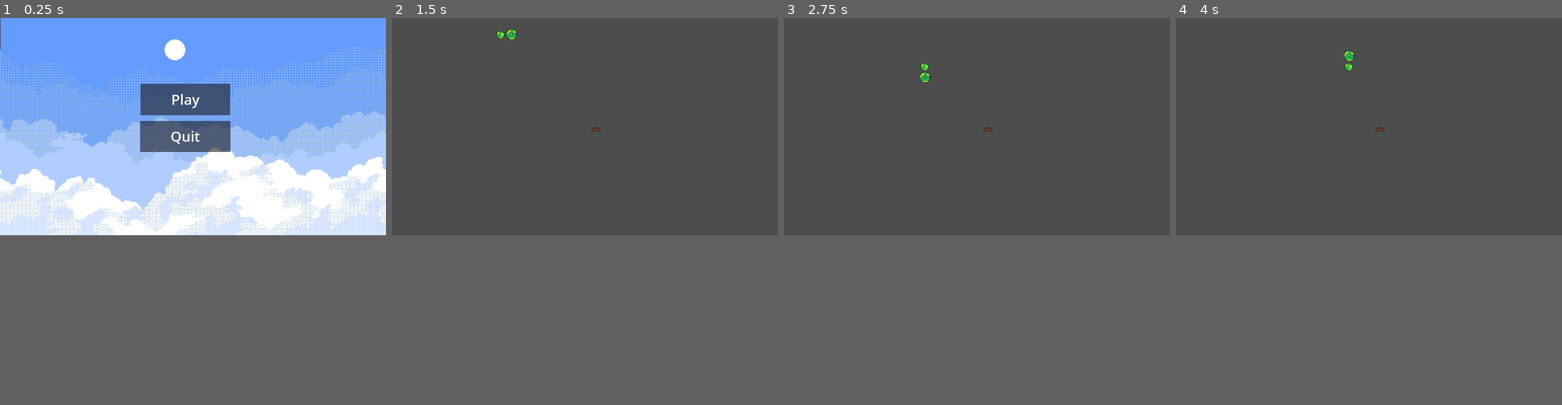
Above: before the commit, frames 1-4 (left to right).
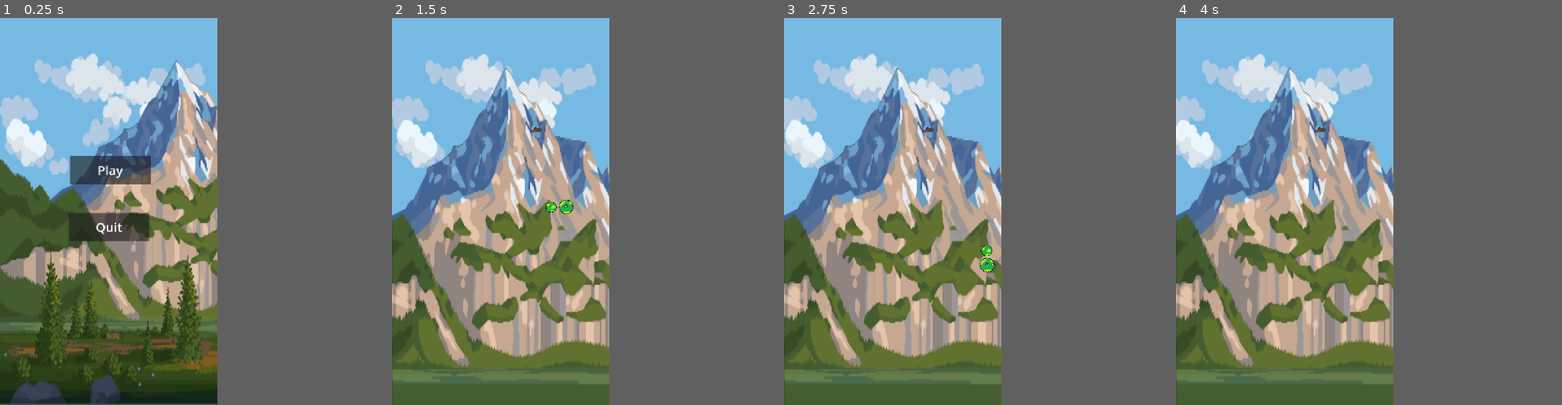
Above: after the commit, the same moments.

Repository: SonOchka/Snake
Game: Godot game, scene res://menu.tscn
Two runs of this game, one before a commit and one after it. Both use one fixed random seed, a clock stepped at 60 frames per second and the inputs below.
Inputs (mouse positions are in pixels of both pictures, inside the frame that each line leads up to):
- Up to frame 1 (0.25 s): no input
- Up to frame 2 (1.5 s): click "Play" at 0.5 s; move the mouse to (669, 114) at 1.27 s; hold Right (ui_right) from 1.28 s (still down); click (669, 114) at 1.42 s
- Up to frame 3 (2.75 s): move the mouse to (899, 137) at 2.02 s; release Right (ui_right) at 2.03 s; hold Down (ui_down) from 2.03 s (still down)
- Up to frame 4 (4 s): move the mouse to (1407, 79) at 2.77 s; release Down (ui_down) at 2.78 s; hold Right (ui_right) 2.78-3.53 s; move the mouse to (1349, 168) at 3.52 s; hold Up (ui_up) from 3.53 s (still down); click (1349, 168) at 3.67 s
In our replay, the window is 799x449 before the commit and 450x800 after it. These sizes can differ from the game's own. Grey fills any space a smaller window leaves; there, only what the larger window draws over its background counts as a difference.

The runs differ from the first frame. In frame 1, 60% of the frame differs, in the area x 0-100%, y 0-100%; in frame 2, 48%; in frame 3, 49%; in frame 4, 48%.

Commit message:
Изменения

Diff:
--- a/body.tscn
+++ b/body.tscn
@@ -4,15 +4,17 @@
 [ext_resource type="Texture2D" uid="uid://bet5v32vsf41p" path="res://Змея(туловище).png" id="2_bfrdl"]
 
 [sub_resource type="CircleShape2D" id="CircleShape2D_4qfe4"]
-radius = 54.4243
+radius = 54.6218
 
 [node name="body" type="Area2D"]
 scale = Vector2(0.238, 0.218)
 script = ExtResource("1_in4ii")
 
 [node name="CollisionShape2D" type="CollisionShape2D" parent="."]
-position = Vector2(-3, 4)
+position = Vector2(-4.20168, 4.58716)
+scale = Vector2(1.5, 1.5)
 shape = SubResource("CircleShape2D_4qfe4")
 
 [node name="Sprite2D" type="Sprite2D" parent="."]
+scale = Vector2(1.5, 1.5)
 texture = ExtResource("2_bfrdl")
--- a/head.gd
+++ b/head.gd
@@ -1,7 +1,7 @@
 extends Area2D
 
 
-const GRID_SIZE = 32  # Размер сетки
+const GRID_SIZE = 48  # Размер сетки
 const MOVE_SPEED = 0.2  # Время между движениями (в секундах)
 const BODY_SCENE = preload("res://body.tscn")
 
@@ -19,6 +19,11 @@
 
 func _ready():
 	add_to_group("head")
+
+	var screen_size = get_viewport().get_visible_rect().size
+	global_position = Vector2(round(screen_size.x / 2 / GRID_SIZE) * GRID_SIZE, round(screen_size.y / 2 / GRID_SIZE) * GRID_SIZE)
+
+
 	call_deferred("initialize_snake")
 	area_entered.connect(_on_area_entered)
 
--- a/level.tscn
+++ b/level.tscn
@@ -1,7 +1,11 @@
-[gd_scene load_steps=3 format=3 uid="uid://bqg3acasevw16"]
+[gd_scene load_steps=7 format=3 uid="uid://bqg3acasevw16"]
 
 [ext_resource type="PackedScene" uid="uid://oxirj2an8gfa" path="res://snake.tscn" id="1_vonw3"]
 [ext_resource type="PackedScene" uid="uid://b0twg4ufy2jtb" path="res://rat.tscn" id="2_oi3di"]
+[ext_resource type="Script" uid="uid://ddahbv7c63aid" path="res://parallax_background.gd" id="3_1ainy"]
+[ext_resource type="Texture2D" uid="uid://cqomddgaae7gb" path="res://nature_3/1.png" id="4_n6hdu"]
+[ext_resource type="Texture2D" uid="uid://dl1svcq2botky" path="res://nature_3/2.png" id="5_km5ld"]
+[ext_resource type="Texture2D" uid="uid://bstqn0yuhxyla" path="res://nature_3/3.png" id="6_i2t4f"]
 
 [node name="level" type="Node2D"]
 
@@ -10,3 +14,32 @@
 
 [node name="Snake" parent="." instance=ExtResource("1_vonw3")]
 visibility_layer = 1
+
+[node name="PB" type="ParallaxBackground" parent="."]
+script = ExtResource("3_1ainy")
+
+[node name="ParallaxLayer" type="ParallaxLayer" parent="PB"]
+motion_scale = Vector2(0.1, 1)
+motion_mirroring = Vector2(1604.95, 0)
+
+[node name="Sprite2D" type="Sprite2D" parent="PB/ParallaxLayer"]
+position = Vector2(804.5, 641)
+scale = Vector2(2.78646, 3.95679)
+texture = ExtResource("4_n6hdu")
+
+[node name="ParallaxLayer2" type="ParallaxLayer" parent="PB"]
+motion_scale = Vector2(0, 1)
+
+[node name="Sprite2D" type="Sprite2D" parent="PB/ParallaxLayer2"]
+position = Vector2(428, 732.875)
+scale = Vector2(2.22048, 4.51312)
+texture = ExtResource("5_km5ld")
+
+[node name="ParallaxLayer3" type="ParallaxLayer" parent="PB"]
+motion_scale = Vector2(0, 1)
+motion_mirroring = Vector2(1277.99, 0)
+
+[node name="Sprite2D" type="Sprite2D" parent="PB/ParallaxLayer3"]
+position = Vector2(641, 743.5)
+scale = Vector2(2.21875, 4.57716)
+texture = ExtResource("6_i2t4f")
--- a/menu.tscn
+++ b/menu.tscn
@@ -7,19 +7,19 @@
 script = ExtResource("1_mae5d")
 
 [node name="Quit" type="Button" parent="."]
-offset_left = 418.0
-offset_top = 307.0
-offset_right = 688.0
-offset_bottom = 400.0
+offset_left = 226.0
+offset_top = 644.0
+offset_right = 494.0
+offset_bottom = 738.0
 theme_override_colors/font_color = Color(0.986752, 0.986752, 0.986752, 1)
 theme_override_font_sizes/font_size = 42
 text = "Quit"
 
 [node name="Play" type="Button" parent="."]
-offset_left = 419.0
-offset_top = 196.0
-offset_right = 687.0
-offset_bottom = 290.0
+offset_left = 231.0
+offset_top = 456.0
+offset_right = 499.0
+offset_bottom = 550.0
 theme_override_colors/font_disabled_color = Color(0.977937, 0.977937, 0.977937, 1)
 theme_override_colors/font_hover_pressed_color = Color(0.977937, 0.977937, 0.977937, 1)
 theme_override_colors/font_hover_color = Color(0.982343, 0.982342, 0.982342, 1)
--- a/parallax_background.tscn
+++ b/parallax_background.tscn
@@ -1,66 +1,46 @@
-[gd_scene load_steps=8 format=3 uid="uid://nt1v3n4nt6ka"]
+[gd_scene load_steps=6 format=3 uid="uid://nt1v3n4nt6ka"]
 
 [ext_resource type="Script" uid="uid://ddahbv7c63aid" path="res://parallax_background.gd" id="1_hy12d"]
-[ext_resource type="Texture2D" uid="uid://4dodnl3s38v2" path="res://background 1/1.png" id="2_m5fgl"]
-[ext_resource type="Texture2D" uid="uid://crl52p0qcw580" path="res://background 1/2.png" id="3_4srxt"]
-[ext_resource type="Texture2D" uid="uid://da2cxejiqayh5" path="res://background 1/3.png" id="4_s063p"]
-[ext_resource type="Texture2D" uid="uid://bfppbm4k06k28" path="res://background 1/4.png" id="5_fe61w"]
-[ext_resource type="Texture2D" uid="uid://xkbh38e416bj" path="res://background 1/5.png" id="6_0pqtl"]
-[ext_resource type="Texture2D" uid="uid://brkg4l2v1am2a" path="res://background 1/6.png" id="7_tyh5m"]
+[ext_resource type="Texture2D" uid="uid://cqomddgaae7gb" path="res://nature_3/1.png" id="2_xoild"]
+[ext_resource type="Texture2D" uid="uid://dl1svcq2botky" path="res://nature_3/2.png" id="3_kwhg4"]
+[ext_resource type="Texture2D" uid="uid://bstqn0yuhxyla" path="res://nature_3/3.png" id="4_hy12d"]
+[ext_resource type="Texture2D" uid="uid://bk5emj1f6ea75" path="res://nature_3/4.png" id="5_m5fgl"]
 
 [node name="PB" type="ParallaxBackground"]
 script = ExtResource("1_hy12d")
 
 [node name="ParallaxLayer" type="ParallaxLayer" parent="."]
-motion_scale = Vector2(0, 1)
-motion_mirroring = Vector2(1149.98, 0)
+motion_scale = Vector2(0.2, 1)
+motion_mirroring = Vector2(1604.95, 0)
 
 [node name="Sprite2D" type="Sprite2D" parent="ParallaxLayer"]
-position = Vector2(577, 324)
-scale = Vector2(1.99653, 2)
-texture = ExtResource("2_m5fgl")
+position = Vector2(804.5, 635.5)
+scale = Vector2(2.78646, 3.92284)
+texture = ExtResource("2_xoild")
 
 [node name="ParallaxLayer2" type="ParallaxLayer" parent="."]
-motion_scale = Vector2(0.3, 1)
-motion_mirroring = Vector2(1144.25, 0)
+motion_scale = Vector2(0.1, 1)
+motion_mirroring = Vector2(1279.01, 0)
 
 [node name="Sprite2D" type="Sprite2D" parent="ParallaxLayer2"]
-position = Vector2(576.5, 324)
-scale = Vector2(1.99826, 2)
-texture = ExtResource("3_4srxt")
+position = Vector2(638, 635)
+scale = Vector2(2.22048, 3.91667)
+texture = ExtResource("3_kwhg4")
 
 [node name="ParallaxLayer3" type="ParallaxLayer" parent="."]
-motion_scale = Vector2(0.5, 1)
-motion_mirroring = Vector2(1149.88, 0)
+motion_scale = Vector2(0.4, 1)
+motion_mirroring = Vector2(1277.99, 0)
 
 [node name="Sprite2D" type="Sprite2D" parent="ParallaxLayer3"]
-position = Vector2(577, 323.5)
-scale = Vector2(1.99653, 1.98457)
-texture = ExtResource("4_s063p")
+position = Vector2(641, 635.5)
+scale = Vector2(2.21875, 3.91049)
+texture = ExtResource("4_hy12d")
 
 [node name="ParallaxLayer4" type="ParallaxLayer" parent="."]
-motion_scale = Vector2(0.6, 1)
-motion_mirroring = Vector2(1150.01, 0)
+motion_scale = Vector2(0.5, 1)
+motion_mirroring = Vector2(1277.99, 0)
 
 [node name="Sprite2D" type="Sprite2D" parent="ParallaxLayer4"]
-position = Vector2(577, 324)
-scale = Vector2(1.99653, 2)
-texture = ExtResource("5_fe61w")
-
-[node name="ParallaxLayer5" type="ParallaxLayer" parent="."]
-motion_scale = Vector2(0.7, 1)
-motion_mirroring = Vector2(1148.93, 0)
-
-[node name="Sprite2D" type="Sprite2D" parent="ParallaxLayer5"]
-position = Vector2(577.5, 324)
-scale = Vector2(1.99479, 2.00617)
-texture = ExtResource("6_0pqtl")
-
-[node name="ParallaxLayer6" type="ParallaxLayer" parent="."]
-motion_scale = Vector2(0.9, 1)
-motion_mirroring = Vector2(1150.97, 0)
-
-[node name="Sprite2D" type="Sprite2D" parent="ParallaxLayer6"]
-position = Vector2(576.5, 324)
-scale = Vector2(1.99826, 2.00617)
-texture = ExtResource("7_tyh5m")
+position = Vector2(641, 637)
+scale = Vector2(2.21875, 3.9321)
+texture = ExtResource("5_m5fgl")
--- a/project.godot
+++ b/project.godot
@@ -14,6 +14,15 @@
 run/main_scene="uid://ftqsj1y4lgwr"
 config/features=PackedStringArray("4.4", "GL Compatibility")
 config/icon="res://icon.svg"
+
+[display]
+
+window/size/viewport_width=720
+window/size/viewport_height=1280
+window/size/borderless=true
+window/stretch/mode="canvas_items"
+window/stretch/aspect="keep_height"
+window/handheld/orientation=1
 
 [dotnet]
 
--- a/rat.gd
+++ b/rat.gd
@@ -18,11 +18,11 @@
 
 func move_to_random_position():
 	var viewport_size = get_viewport_rect().size
-	var max_x = int(viewport_size.x / GRIDE_SIZE) - 1
-	var max_y = int(viewport_size.y / GRIDE_SIZE) - 1
+	var max_x = int((viewport_size.x - GRIDE_SIZE * 2) / GRIDE_SIZE)
+	var max_y = int((viewport_size.y - GRIDE_SIZE * 2) / GRIDE_SIZE)
 
-	var new_x = randi() % max_x * GRIDE_SIZE
-	var new_y = randi() % max_y * GRIDE_SIZE
+	var new_x = (randi() % max_x + 1) * GRIDE_SIZE
+	var new_y = (randi() % max_y + 1) * GRIDE_SIZE
 
 	global_position = Vector2(new_x, new_y)
 
--- a/rat.tscn
+++ b/rat.tscn
@@ -4,17 +4,20 @@
 [ext_resource type="Texture2D" uid="uid://bfu66kpxqcqgi" path="res://Rat.png" id="2_xl1m0"]
 
 [sub_resource type="CircleShape2D" id="CircleShape2D_xl1m0"]
-radius = 7.07107
+radius = 7.0
 
 [node name="Rat" type="Area2D"]
 light_mask = 2
+position = Vector2(0, 1)
 script = ExtResource("1_xl1m0")
+metadata/_edit_group_ = true
 
 [node name="Sprite2D" type="Sprite2D" parent="."]
-position = Vector2(3, -3.25)
-scale = Vector2(1.22727, 1.40909)
+position = Vector2(1, 0)
+scale = Vector2(1.5, 1.5)
 texture = ExtResource("2_xl1m0")
 
 [node name="CollisionShape2D" type="CollisionShape2D" parent="."]
-position = Vector2(2, 12)
+position = Vector2(0, 17)
+scale = Vector2(1.5, 1.5)
 shape = SubResource("CircleShape2D_xl1m0")
--- a/snake.tscn
+++ b/snake.tscn
@@ -6,10 +6,10 @@
 [ext_resource type="Texture2D" uid="uid://bet5v32vsf41p" path="res://Змея(туловище).png" id="4_xox5r"]
 
 [sub_resource type="CircleShape2D" id="CircleShape2D_olj5u"]
-radius = 65.8811
+radius = 67.8287
 
 [sub_resource type="CircleShape2D" id="CircleShape2D_dw1s1"]
-radius = 54.5989
+radius = 50.4202
 
 [node name="Snake" type="Node2D"]
 visibility_layer = 6
@@ -17,29 +17,35 @@
 [node name="Head" type="Area2D" parent="."]
 light_mask = 13
 visibility_layer = 2
-position = Vector2(229, 49)
+position = Vector2(204, 70)
 scale = Vector2(0.239999, 0.24)
 script = ExtResource("1_gxkgb")
 metadata/_edit_group_ = true
 
 [node name="Sprite2D" type="Sprite2D" parent="Head"]
+position = Vector2(-1.52588e-05, -3.62396e-05)
+scale = Vector2(1.5, 1.5)
 texture = ExtResource("1_baghe")
 
 [node name="CollisionShape2D" type="CollisionShape2D" parent="Head"]
+position = Vector2(4.57764e-05, -2.52724e-05)
+scale = Vector2(1.5, 1.5)
 shape = SubResource("CircleShape2D_olj5u")
-metadata/_edit_group_ = true
 
 [node name="Body" type="Area2D" parent="."]
 light_mask = 2
 visibility_layer = 4
-position = Vector2(198, 51)
-scale = Vector2(0.2381, 0.217775)
+position = Vector2(160, 73)
+scale = Vector2(0.238, 0.218)
 script = ExtResource("3_ej4wj")
+metadata/_edit_group_ = true
 
 [node name="Sprite2D" type="Sprite2D" parent="Body"]
+position = Vector2(0, 1.62125e-05)
+scale = Vector2(1.5, 1.5)
 texture = ExtResource("4_xox5r")
 
 [node name="CollisionShape2D" type="CollisionShape2D" parent="Body"]
-position = Vector2(-4.19992, 4.59188)
+position = Vector2(-4.20168, 4.58714)
+scale = Vector2(1.5, 1.5)
 shape = SubResource("CircleShape2D_dw1s1")
-metadata/_edit_group_ = true
Binary file removed: background 1/1.png
Binary file removed: background 1/2.png
Binary file removed: background 1/3.png
Binary file removed: background 1/4.png
Binary file removed: background 1/5.png
Binary file removed: background 1/6.png
Binary file added: forest tiles/forest-palette01-day.png
Not shown, added: forest tiles/forest-palette01-day.png.import
Binary file added: forest tiles/forest-palette01-night.png
Not shown, added: forest tiles/forest-palette01-night.png.import
Binary file added: forest tiles/forest-palette02-day.png
Not shown, changed: forest tiles/forest-palette02-day.png.import
(and 18 more such lines)
